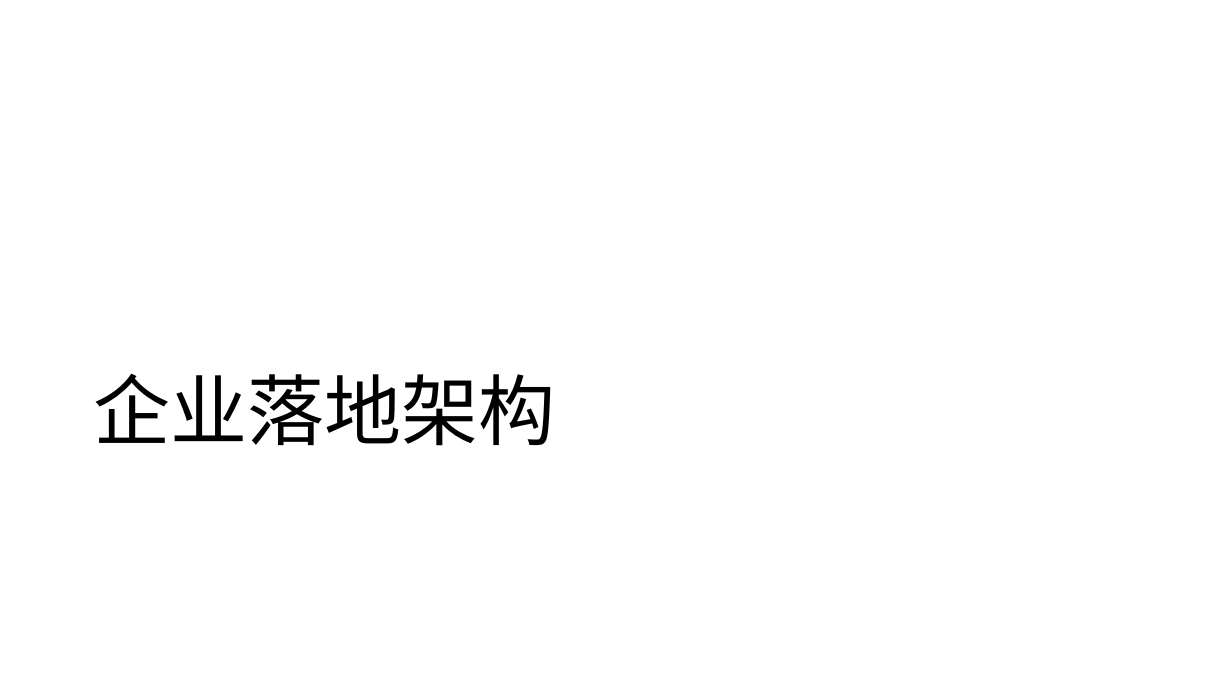
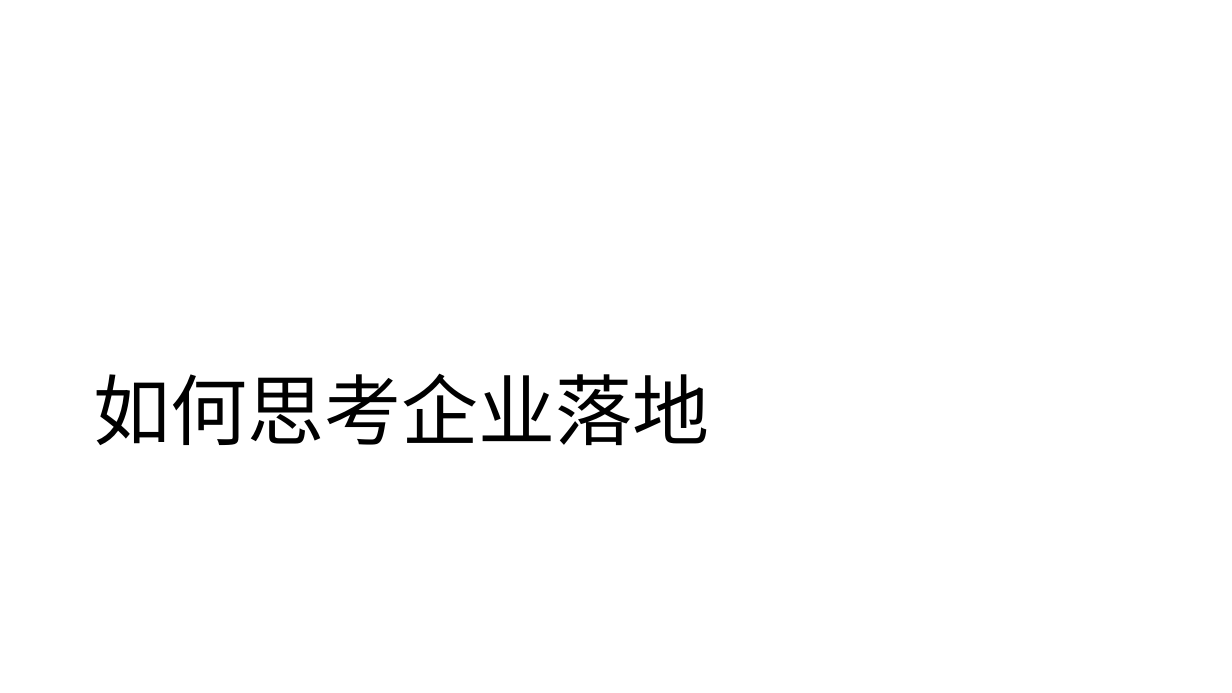
Before and after one commit to SakigamiYang/PyCon, a slide deck: slide 15 of PyCon2023/LLM+RAG企业落地-Ai兔兔.pptx (slide 14 before the commit). Drawn at 1232x693 pixels with LibreOffice and Linux fonts; fonts in the diff are those of the drawing. Boxes give left, top, right and bottom in pixels: in the first picture for what was removed or moved away, otherwise in the second. Text is boxed around its words. In the diff, an @@ line names an element or a change of style, - is before the commit and + after.

```diff
--- a/PyCon2023/LLM+RAG企业落地-Ai兔兔.pptx
+++ b/PyCon2023/LLM+RAG企业落地-Ai兔兔.pptx
@@ title at <box>93,373,709,445</box>: text changed @@
-企业落地架构
+如何思考企业落地
```
Also in this commit, not shown: 15 other slides changed, 2 slides added, 1 slide removed.
